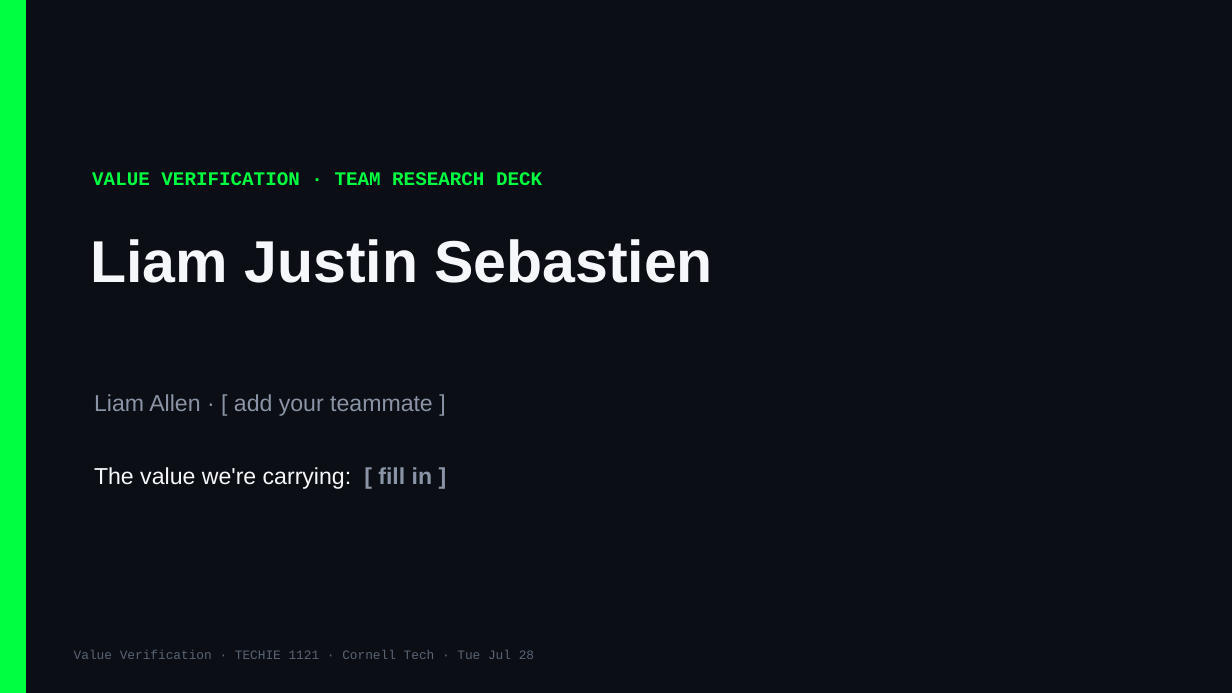
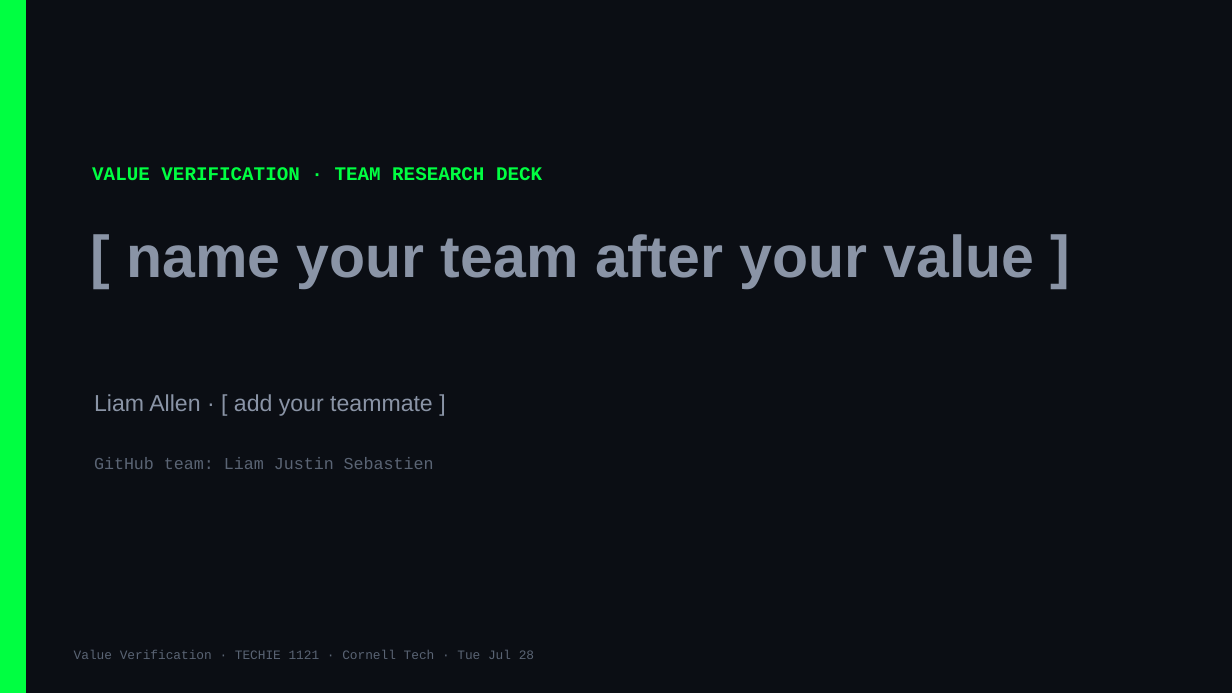
Before and after one commit to Cornell-Tech-Vibe-Coding-Summer-2026/website, a slide deck: slide 1 of slides/team-decks/Week3-Tue-liam-justin-sebastien.pptx. Drawn at 1232x693 pixels with LibreOffice and Linux fonts; fonts in the diff are those of the drawing. Boxes give left, top, right and bottom in pixels: in the first picture for what was removed or moved away, otherwise in the second. Text is boxed around its words. In the diff, an @@ line names an element or a change of style, - is before the commit and + after.

```diff
--- a/slides/team-decks/Week3-Tue-liam-justin-sebastien.pptx
+++ b/slides/team-decks/Week3-Tue-liam-justin-sebastien.pptx
@@ text "VALUE VERIFICATION · TEAM RESEARCH ...": place and size @@
-text "VALUE VERIFICATION · TEAM RESEARCH ..." at [92, 172, 542, 185]
+text "VALUE VERIFICATION · TEAM RESEARCH ..." at [92, 167, 542, 180]
@@ text at [126, 234, 1035, 288]: text changed; text colour #F5F7FA to #8A94A6 @@
-Liam Justin Sebastien
+[ name your team after your value ]
@@ text at [94, 457, 434, 469]: text changed; size 18 to 13 pt; font Arial to Courier New; text colour #F5F7FA to #5A6474 @@
-The value we're carrying: [ fill in ]
+GitHub team: Liam Justin Sebastien
```
Also in this commit, not shown: 7 other files.
